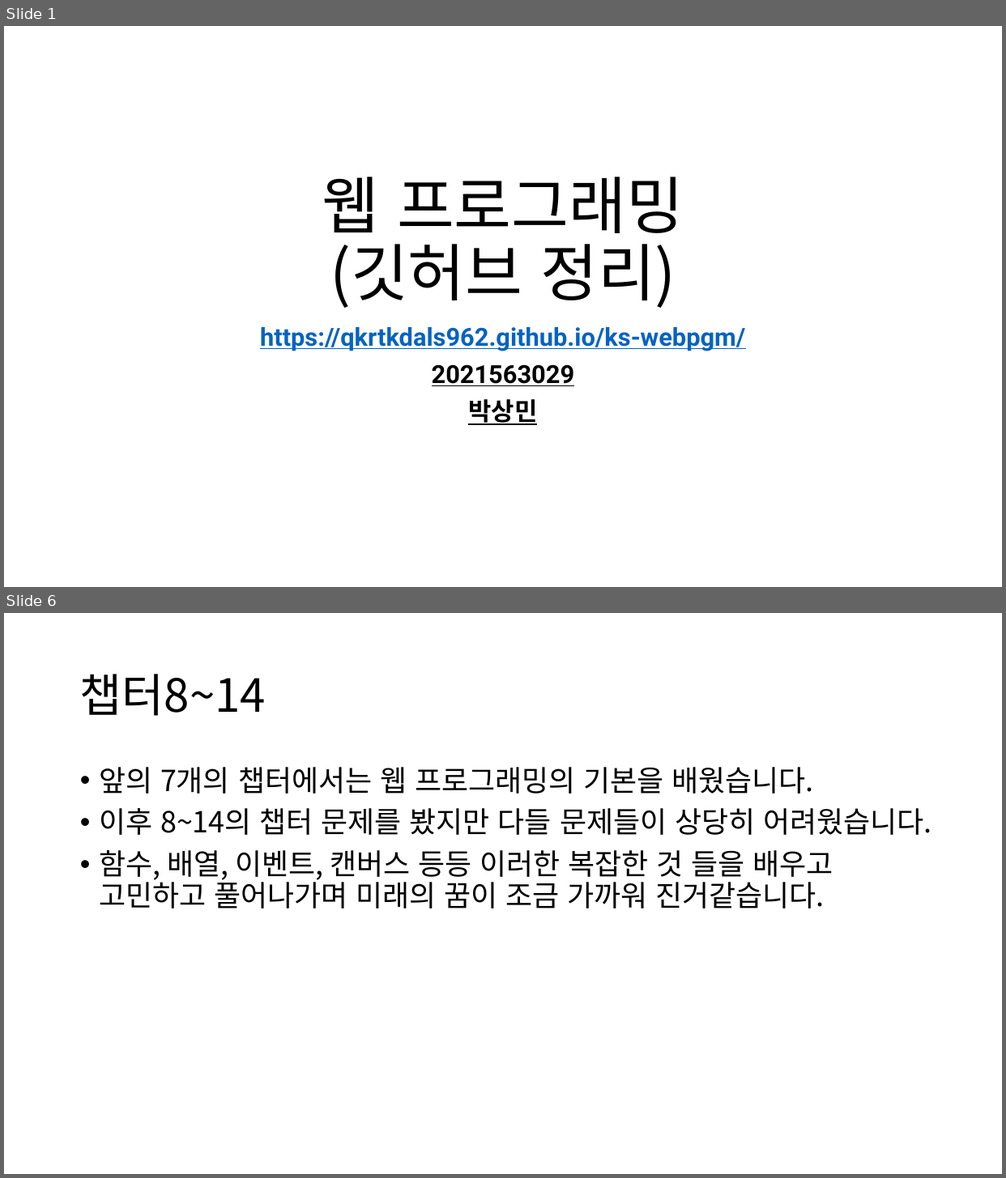
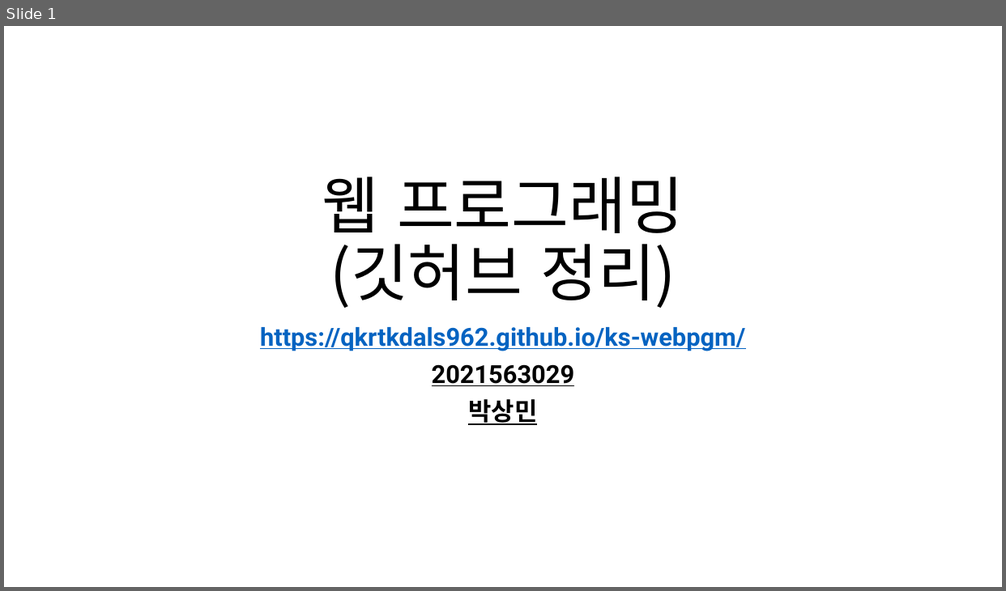
Before and after one commit to qkrtkdals962/ks-webpgm, a slide deck: 웹 프로그래밍.pptx. Shown one above the other, each under a label of ours: slides 1 and 6 before the commit, slide 1 after it; the slides between them are not shown. The pictures are 1006x1178 and 1006x591 pixels, drawn with LibreOffice and Linux fonts; fonts in the diff are those of the drawing. Boxes give left, top, right and bottom in pixels: in the first picture for what was removed or moved away, otherwise in the second. Text is boxed around its words. In the diff, an @@ line names an element or a change of style, - is before the commit and + after.

```diff
--- a/웹 프로그래밍.pptx
+++ b/웹 프로그래밍.pptx
@@ slide 6 removed at [4, 613, 1002, 1174], background #FFFFFF @@
@@ title removed at [80, 674, 266, 716] @@
-챕터8~14
@@ text removed at [99, 767, 931, 909] @@
-• 앞의 7개의 챕터에서는 웹 프로그래밍의 기본을 배웠습니다.
-• 이후 8~14의 챕터 문제를 봤지만 다들 문제들이 상당히 어려웠습니다.
-• 함수, 배열, 이벤트, 캔버스 등등 이러한 복잡한 것 들을 배우고 고민하고 풀어나가며 미래의 꿈이 조금 가까워 진거같습니다.
```
Also in this commit, not shown: 1 slide changed, 3 slides added, 6 other slides removed, 19 other files.
